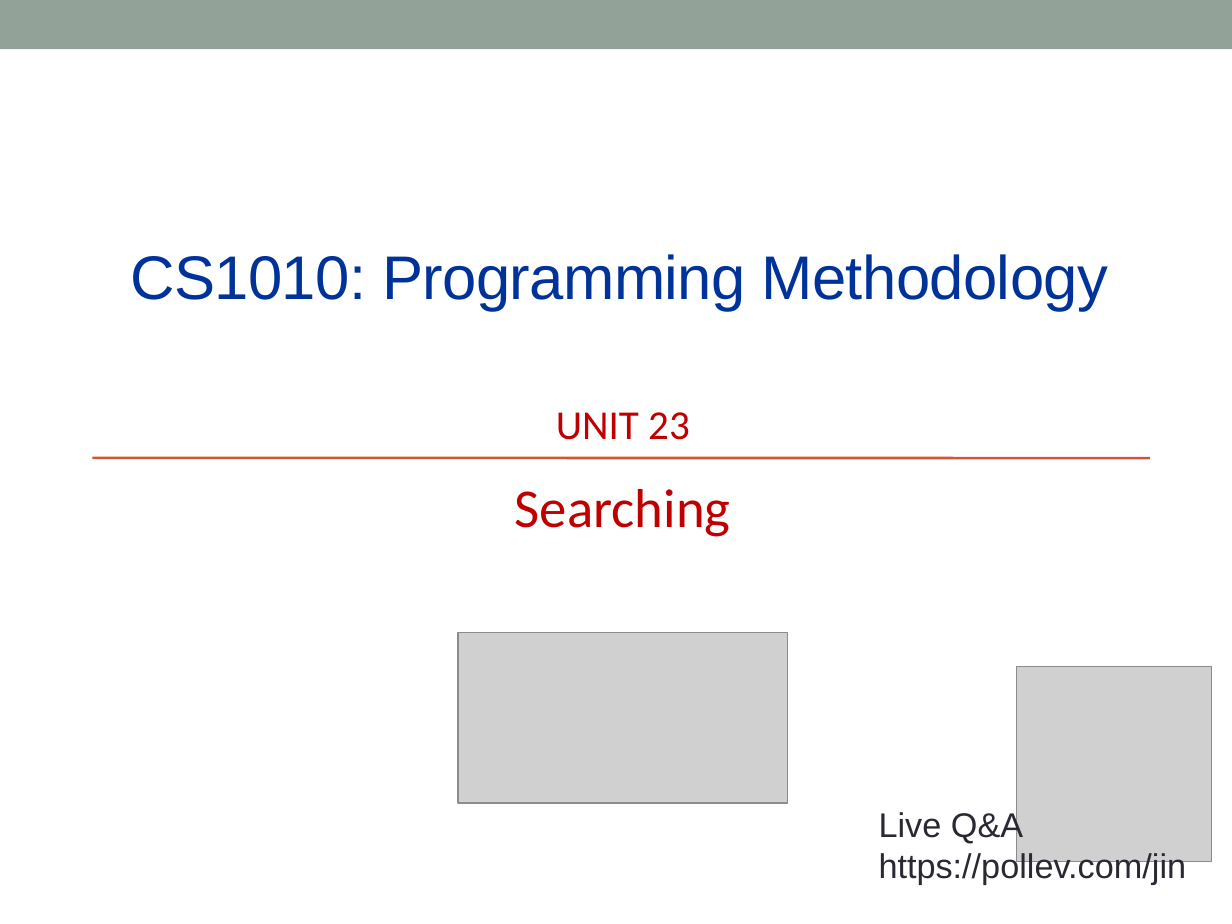
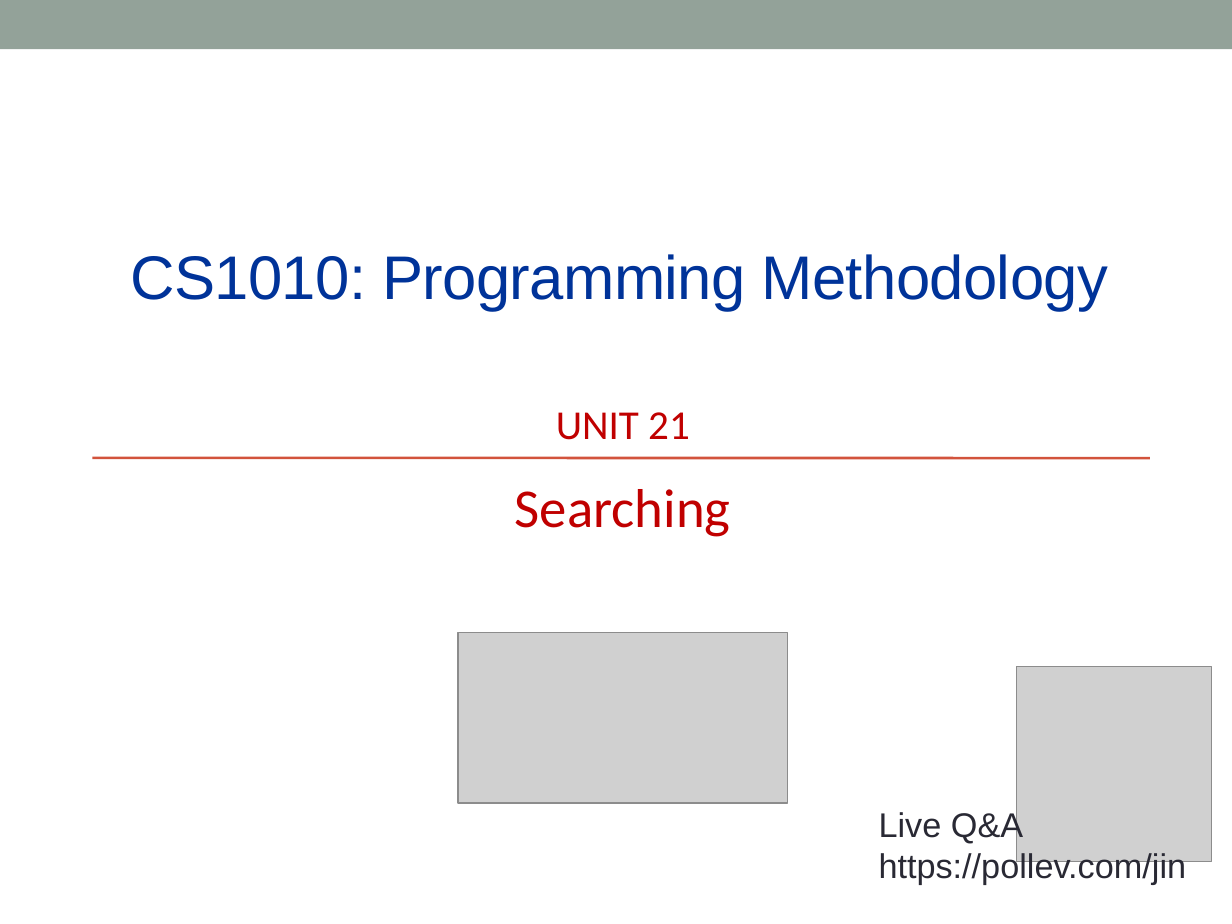
Before and after one commit to nus-cs1010-2425-s2/website, a slide deck: slide 1 of slides/Unit21_Searching.pptx. Drawn at 1232x924 pixels with LibreOffice and Linux fonts; fonts in the diff are those of the drawing; grey boxes stand for pictures. Boxes give left, top, right and bottom in pixels: in the first picture for what was removed or moved away, otherwise in the second. Text is boxed around its words. In the diff, an @@ line names an element or a change of style, - is before the commit and + after.

```diff
--- a/slides/Unit21_Searching.pptx
+++ b/slides/Unit21_Searching.pptx
@@ text at (556, 412, 690, 440): text changed @@
-UNIT 23
+UNIT 21
```
Also in this commit, not shown: 3 other slides changed, 1 slide added, 4 other files.
